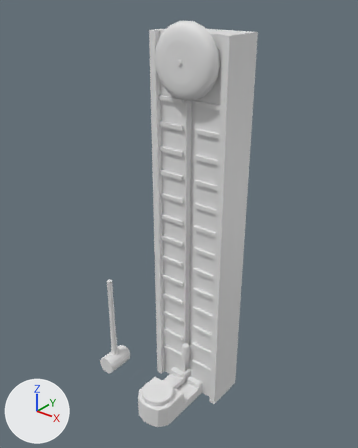
Renders of the FBX model Assets/Individual Levels/Alvin/Game Assets/Strength Game.FBX from each side of a commit.
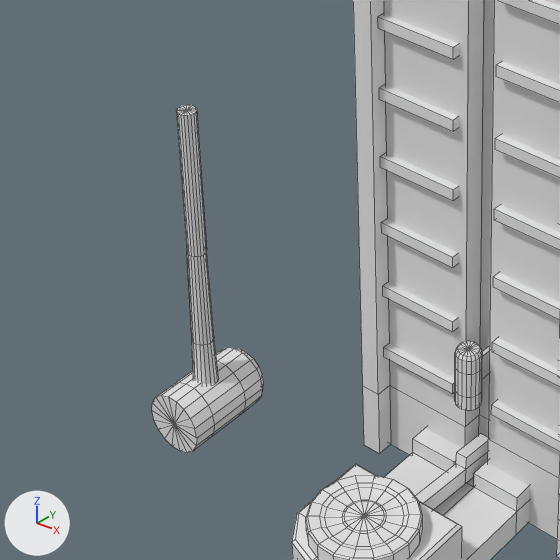
There are two pictures of each version: one whole from a 50 mm camera at (3.91, -4.64, 6.16) aimed at (-0.18, 0.48, 2.99), one close up on the part from 16% to 59% of the width and 56% to 90% of the height. The axes (+X, +Y, +Z) are drawn at lower left. The lights are the same throughout. The close-ups show mesh edges as thin lines. Where no turn or scale is listed for an object, it has been applied to the vertices.

Script lines for the objects in view, before the commit:
```python
me_mesh = bpy.data.meshes.new('Mesh')
me_mesh.from_pydata(...)  # 955 vertices, 862 faces; spans x -1.43..0.61, y -0.57..1.03, z 0.0..5.76
ob_strength_game = bpy.data.objects.new('sTRENGTH gAME', me_mesh)
ob_strength_game.location = (0.0, 0.0, 0.0)
```
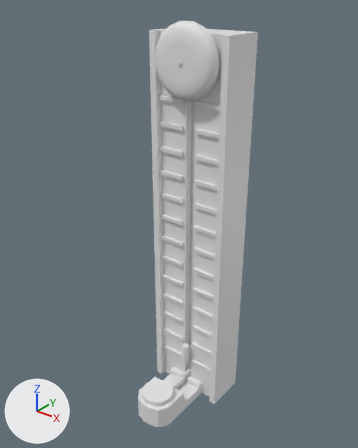
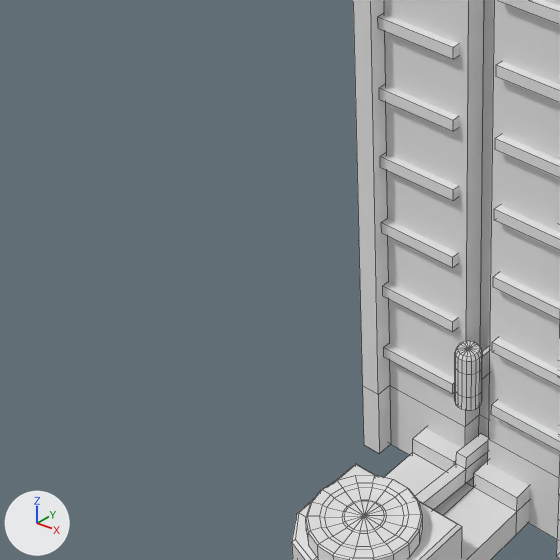
Changed parts and their boxes (x1, y1, x2, y2) in the close-ups (560 x 560 px):
'sTRENGTH gAME', reshaped: before (152, 0, 560, 560); after (292, 0, 560, 560)
part 1 of me_mesh, deleted: before (152, 347, 264, 453)
part 2 of me_mesh, deleted: before (176, 105, 218, 384)

The change in detail:
me_mesh has 955 vertices, 862 faces and spans x -1.43..0.61, y -0.57..1.03, z 0.0..5.76.
me_mesh is used by ob_strength_game; location (0.0, 0.0, 0.0).
me_mesh part 1: the loose piece of 92 vertices spanning x -1.43..-1.13, y -0.18..0.29, z 0.02..0.31 is deleted.
me_mesh part 2: the loose piece of 73 vertices spanning x -1.34..-1.22, y -0.03..0.09, z 0.29..1.79 is deleted.
